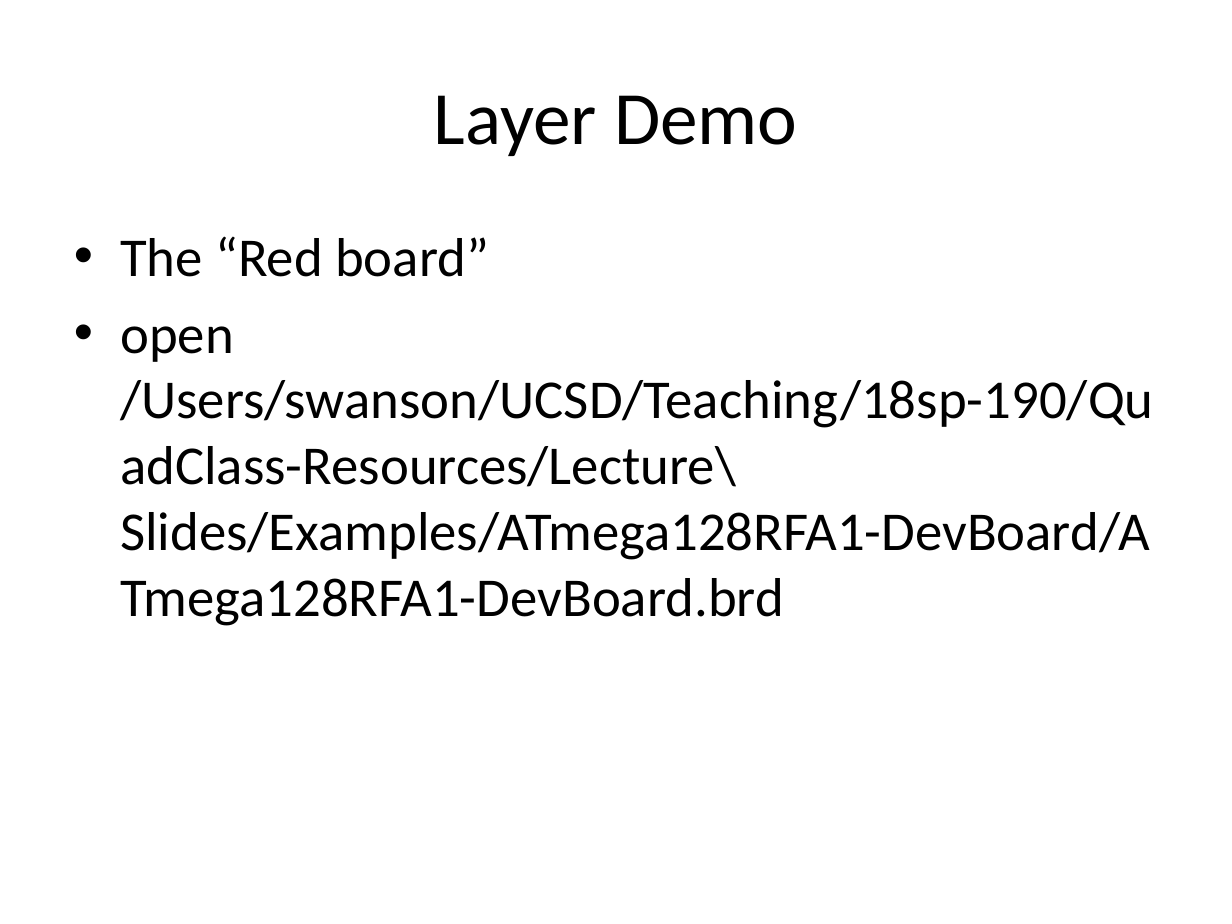
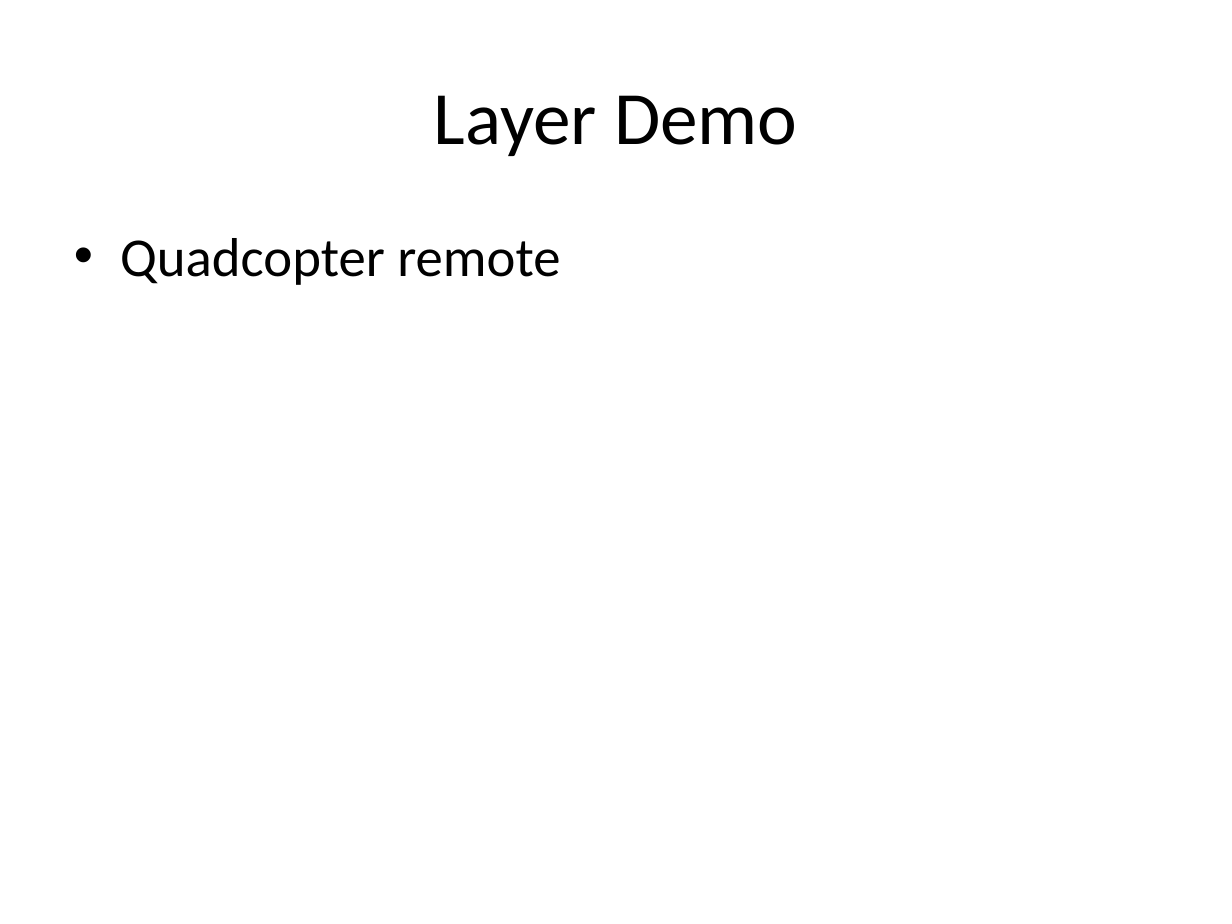
Before and after one commit to NVSL/QuadClass-Resources, a slide deck: slide 19 of Lecture Slides/Lab01-Eagle-Intro.pptx. Drawn at 1232x924 pixels with LibreOffice and Linux fonts; fonts in the diff are those of the drawing. Boxes give left, top, right and bottom in pixels: in the first picture for what was removed or moved away, otherwise in the second. Text is boxed around its words. In the diff, an @@ line names an element or a change of style, - is before the commit and + after.

```diff
--- a/Lecture Slides/Lab01-Eagle-Intro.pptx
+++ b/Lecture Slides/Lab01-Eagle-Intro.pptx
@@ text at <box>120,238,560,285</box>: text changed @@
-• The “Red board”
-• open /Users/swanson/UCSD/Teaching/18sp-190/QuadClass-Resources/Lecture\ Slides/Examples/ATmega128RFA1-DevBoard/ATmega128RFA1-DevBoard.brd
+• Quadcopter remote
```
Also in this commit, not shown: 3 other slides changed, 5 other files.
